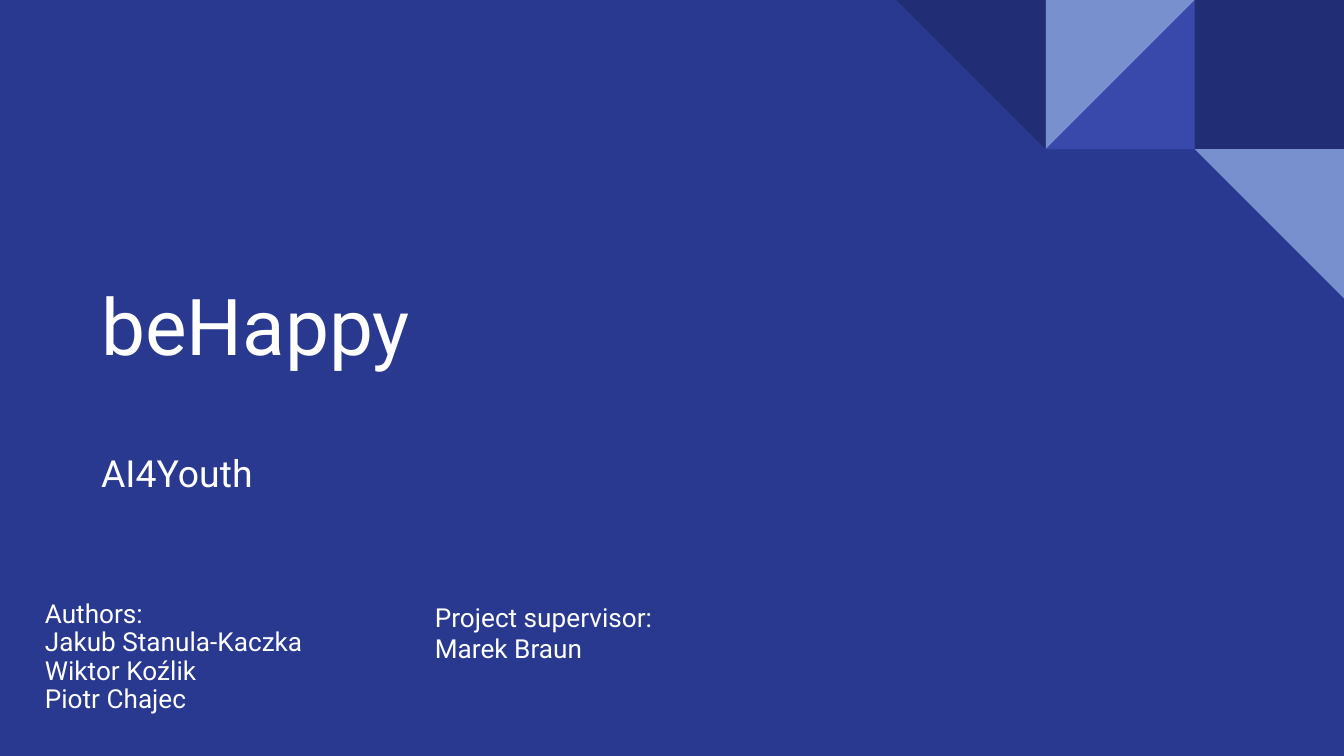
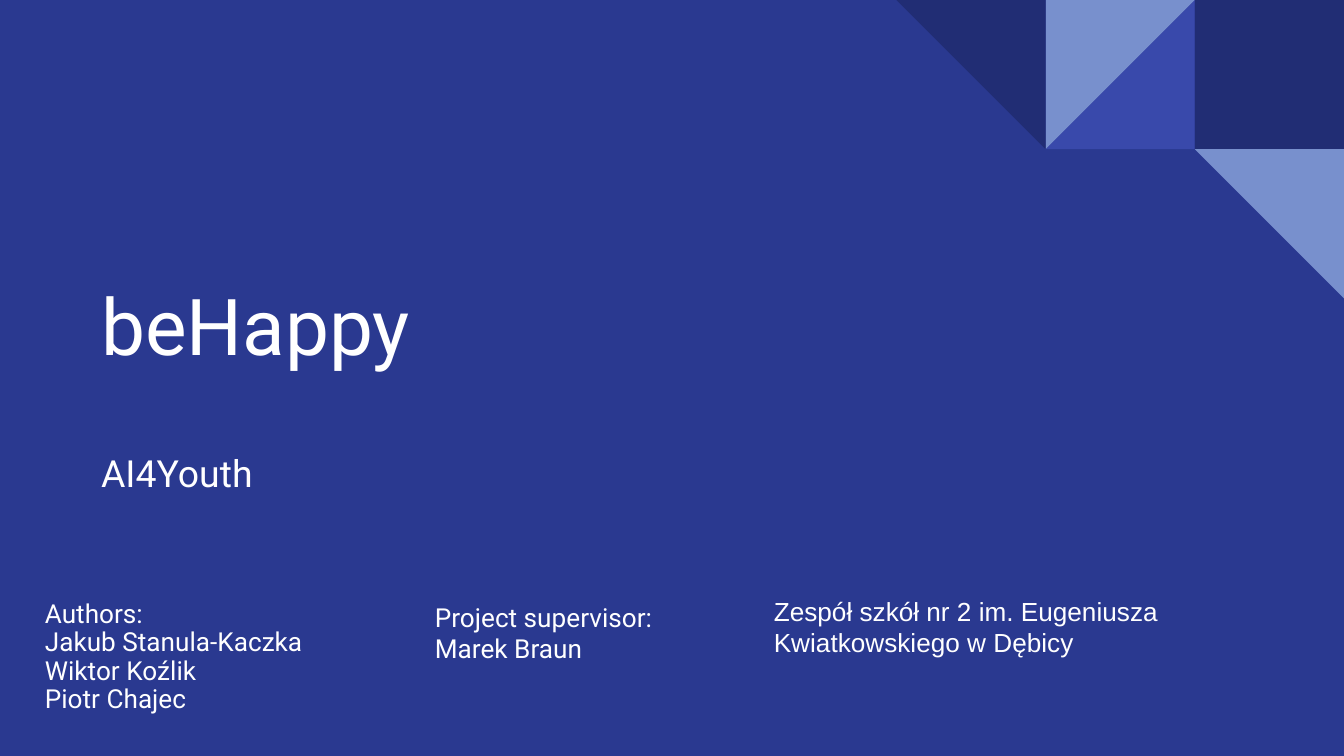
Before and after one commit to Jakub-S-K/beHappy-Ai4Youth, a slide deck: slide 1 of beHappy in English.pptx. Drawn at 1344x756 pixels with LibreOffice and Linux fonts; fonts in the diff are those of the drawing. Boxes give left, top, right and bottom in pixels: in the first picture for what was removed or moved away, otherwise in the second. Text is boxed around its words. In the diff, an @@ line names an element or a change of style, - is before the commit and + after.

```diff
--- a/beHappy in English.pptx
+++ b/beHappy in English.pptx
@@ text added at [774, 601, 1158, 658], 14 pt, text #FFFFFF @@
+Zespół szkół nr 2 im. Eugeniusza Kwiatkowskiego w Dębicy
```
Also in this commit, not shown: 6 other slides changed, 1 slide added, 1 slide removed, 1 other file.
